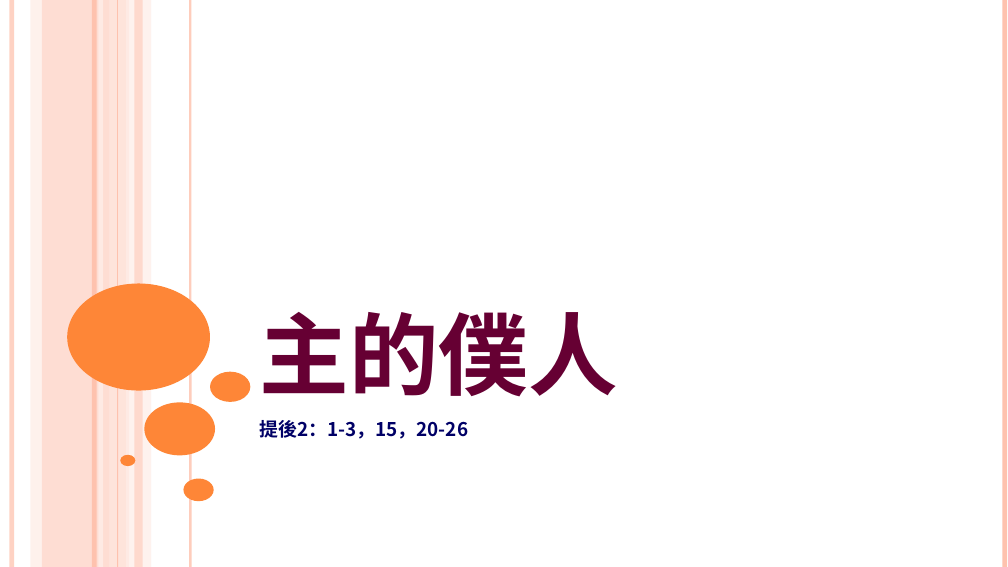
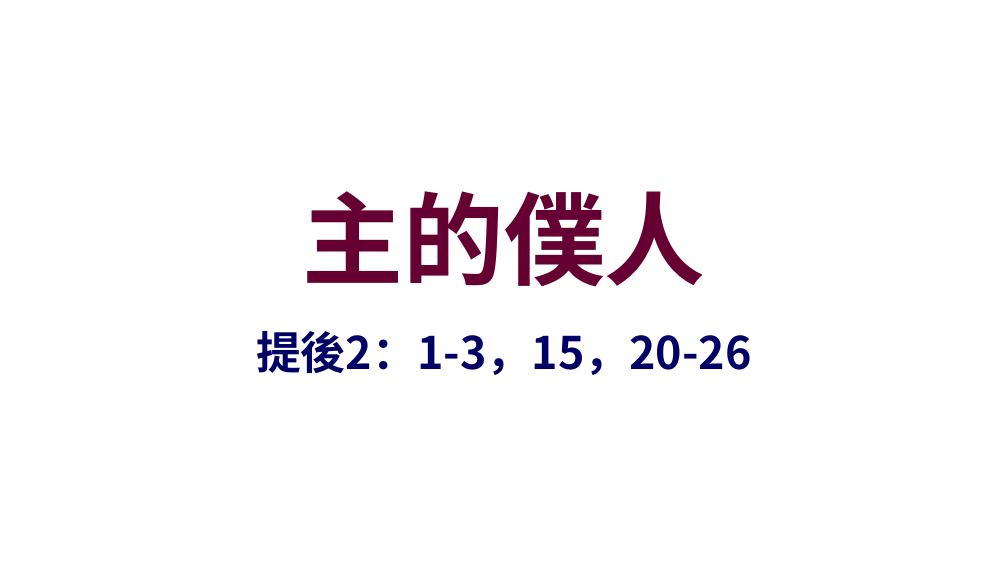
Before and after one commit to batisuoc/worship-resources, a slide deck: slide 1 of 59主的僕人.pptx. Drawn at 1008x567 pixels with LibreOffice and Linux fonts; fonts in the diff are those of the drawing; background and template pictures are left out. Boxes give left, top, right and bottom in pixels: in the first picture for what was removed or moved away, otherwise in the second. Text is boxed around its words. In the diff, an @@ line names an element or a change of style, - is before the commit and + after.

Commit message:
Update ppts

```diff
--- a/59主的僕人.pptx
+++ b/59主的僕人.pptx
@@ line removed from (12, 0) to (12, 567) @@
@@ rectangle removed at [30,0,42,567] @@
@@ rectangle removed at [42,0,110,567] @@
@@ line removed from (95, 0) to (95, 567) @@
@@ line removed from (101, 0) to (101, 567) @@
@@ rectangle removed at [109,0,129,567] @@
@@ line removed from (118, 0) to (118, 567) @@
@@ rectangle removed at [126,0,151,567] @@
@@ rectangle removed at [135,0,143,567] @@
@@ line removed from (191, 0) to (191, 567) @@
@@ line removed from (1005, 0) to (1005, 567) @@
@@ title "主的僕人": place and size @@
-title "主的僕人" at [259,312,617,397]
+title "主的僕人" at [302,191,705,287]
@@ title "主的僕人" at [302,191,705,287]: size 106.7 to 96 pt, small capitals off; alignment left to centre; vertical alignment bottom to middle @@
@@ ellipse removed at [67,284,210,391] @@
@@ subtitle "提後2：1-3，15，20-26": place and size @@
-subtitle "提後2：1-3，15，20-26" at [259,420,468,439]
+subtitle "提後2：1-3，15，20-26" at [256,331,752,375]
@@ subtitle "提後2：1-3，15，20-26" at [256,331,752,375]: size 18 to 42.7 pt; alignment left to centre; more space between paragraphs @@
@@ ellipse removed at [210,372,250,402] @@
@@ ellipse removed at [144,402,216,455] @@
@@ ellipse removed at [120,455,135,467] @@
@@ ellipse removed at [184,479,214,501] @@
```
Also in this commit, not shown: 6 other slides changed.
